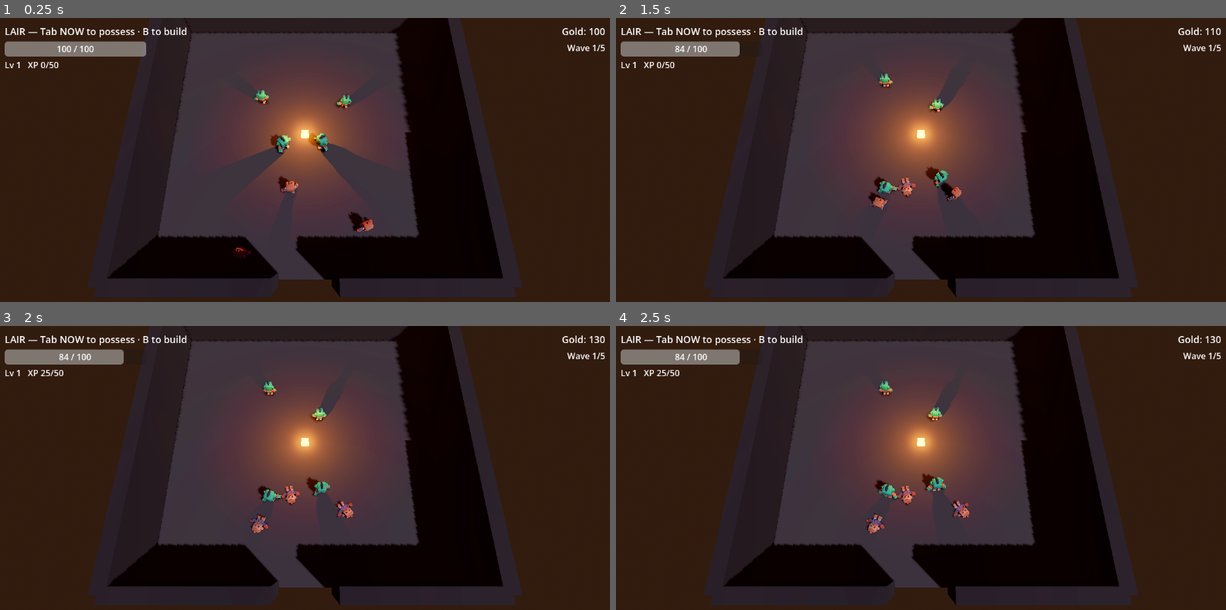
Above: before the commit, frames 1-4 (two rows, left to right).
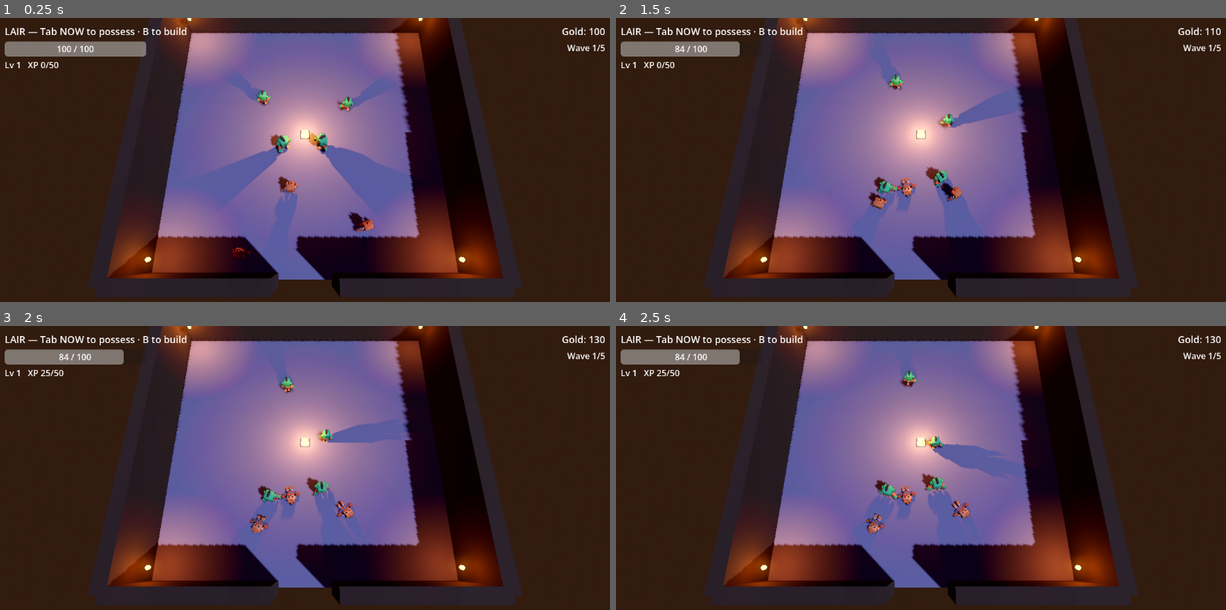
Above: after the commit, the same moments.

Repository: TAgents/orcs-lair
Game: Godot game, scene res://scenes/lair.tscn
Two runs of this game, one before a commit and one after it. Both use one fixed random seed, a clock stepped at 60 frames per second and the inputs below.
Inputs (mouse positions are in pixels of both pictures, inside the frame that each line leads up to):
- Up to frame 1 (0.25 s): no input
- Up to frame 2 (1.5 s): tap Enter at 0.5 s; move the mouse to (1055, 174) at 0.52 s; hold D (move_right) 0.53-1.28 s; tap J (attack) at 0.6 s; click (1055, 174) at 0.67 s; move the mouse to (799, 208) at 1.27 s; hold S (move_back) from 1.28 s (still down); click (799, 208) at 1.35 s
- Up to frame 3 (2 s): keep holding S (move_back)
- Up to frame 4 (2.5 s): move the mouse to (982, 422) at 2.02 s; release S (move_back) at 2.03 s; hold D (move_right) from 2.03 s (still down); hold Right mouse button (build_demolish) from 2.03 s (still down)

The runs differ from the first frame. In frame 1, 38% of the frame differs, in the area x 17-83%, y 0-93%; in frame 2, 38%; in frame 3, 38%; in frame 4, 38%.

Commit message:
feat: tiled stone floor + four corner torches
Tier-2 visual pass.

FloorTiles (Node3D + floor_tiler.gd) spawns 24×24 = 576 Kenney floor.glb
instances at runtime, replacing the visible flat brown floor mesh. The
StaticBody3D's collision shape stays, so physics is unchanged. Skipped
in headless mode (same GLB-init constraint as orc model swap).

Four wall-corner torches (TorchNW/NE/SW/SE) — OmniLight3D with the
torch.gd flicker (faster jitter, smaller swell than the central
firepit, plus a per-instance phase offset so they don't pulse in
sync). Each torch has a small emissive sphere flame so the source
reads from any angle.

Net effect: the lair now has five firelight pools (one center, four
corners) plus the cool moonlight from outside — proper dungeon mood.

All 18 headless scenarios still pass.

Co-Authored-By: Claude Opus 4.7 (1M context) <noreply@anthropic.com>

Diff:
--- a/scenes/lair.tscn
+++ b/scenes/lair.tscn
@@ -9,6 +9,8 @@
 [ext_resource type="PackedScene" path="res://scenes/build/build_controller.tscn" id="7_build"]
 [ext_resource type="PackedScene" path="res://scenes/wave_director.tscn" id="8_waves"]
 [ext_resource type="Script" path="res://scripts/effects/firepit.gd" id="9_firepit"]
+[ext_resource type="Script" path="res://scripts/effects/floor_tiler.gd" id="10_tiler"]
+[ext_resource type="Script" path="res://scripts/effects/torch.gd" id="11_torch"]
 
 [sub_resource type="ProceduralSkyMaterial" id="sky_mat"]
 sky_top_color = Color(0.12, 0.10, 0.18, 1)
@@ -84,6 +86,19 @@
 [sub_resource type="BoxMesh" id="mesh_fire_base"]
 size = Vector3(0.7, 0.25, 0.7)
 
+[sub_resource type="StandardMaterial3D" id="mat_torch_flame"]
+albedo_color = Color(0.25, 0.1, 0.04, 1)
+roughness = 0.95
+emission_enabled = true
+emission = Color(1, 0.5, 0.15, 1)
+emission_energy_multiplier = 5.0
+
+[sub_resource type="SphereMesh" id="mesh_torch_flame"]
+radius = 0.18
+height = 0.36
+radial_segments = 12
+rings = 6
+
 [node name="Lair" type="Node3D"]
 script = ExtResource("1_lair")
 
@@ -110,6 +125,61 @@
 mesh = SubResource("mesh_fire_base")
 material_override = SubResource("mat_fire")
 
+[node name="FloorTiles" type="Node3D" parent="."]
+script = ExtResource("10_tiler")
+
+[node name="TorchNW" type="OmniLight3D" parent="."]
+transform = Transform3D(1, 0, 0, 0, 1, 0, 0, 0, 1, -10.5, 2.2, -10.5)
+light_color = Color(1, 0.52, 0.18, 1)
+light_energy = 1.8
+omni_range = 7.0
+omni_attenuation = 1.4
+shadow_enabled = true
+script = ExtResource("11_torch")
+
+[node name="Flame" type="MeshInstance3D" parent="TorchNW"]
+mesh = SubResource("mesh_torch_flame")
+material_override = SubResource("mat_torch_flame")
+
+[node name="TorchNE" type="OmniLight3D" parent="."]
+transform = Transform3D(1, 0, 0, 0, 1, 0, 0, 0, 1, 10.5, 2.2, -10.5)
+light_color = Color(1, 0.52, 0.18, 1)
+light_energy = 1.8
+omni_range = 7.0
+omni_attenuation = 1.4
+shadow_enabled = true
+script = ExtResource("11_torch")
+
+[node name="Flame" type="MeshInstance3D" parent="TorchNE"]
+mesh = SubResource("mesh_torch_flame")
+material_override = SubResource("mat_torch_flame")
+
+[node name="TorchSW" type="OmniLight3D" parent="."]
+transform = Transform3D(1, 0, 0, 0, 1, 0, 0, 0, 1, -10.5, 2.2, 10.5)
+light_color = Color(1, 0.52, 0.18, 1)
+light_energy = 1.8
+omni_range = 7.0
+omni_attenuation = 1.4
+shadow_enabled = true
+script = ExtResource("11_torch")
+
+[node name="Flame" type="MeshInstance3D" parent="TorchSW"]
+mesh = SubResource("mesh_torch_flame")
+material_override = SubResource("mat_torch_flame")
+
+[node name="TorchSE" type="OmniLight3D" parent="."]
+transform = Transform3D(1, 0, 0, 0, 1, 0, 0, 0, 1, 10.5, 2.2, 10.5)
+light_color = Color(1, 0.52, 0.18, 1)
+light_energy = 1.8
+omni_range = 7.0
+omni_attenuation = 1.4
+shadow_enabled = true
+script = ExtResource("11_torch")
+
+[node name="Flame" type="MeshInstance3D" parent="TorchSE"]
+mesh = SubResource("mesh_torch_flame")
+material_override = SubResource("mat_torch_flame")
+
 [node name="Floor" type="StaticBody3D" parent="."]
 transform = Transform3D(1, 0, 0, 0, 1, 0, 0, 0, 1, 0, -0.5, 0)
 
--- /dev/null
+++ b/scripts/effects/floor_tiler.gd
@@ -0,0 +1,28 @@
+extends Node3D
+
+# Spawns Kenney floor.glb instances across the lair floor at runtime so the
+# visual breaks up into tiled stone instead of a flat brown box. Skipped
+# headlessly (no rendering context — same GLB-init constraint as orcs).
+# Also hides the underlying flat floor mesh so the tiles dominate; the
+# StaticBody3D collision shape stays so physics is unchanged.
+
+@export var floor_glb: String = "res://assets/kenney_mini-dungeon/floor.glb"
+@export var half_extent: int = 12  # lair floor occupies [-12, +12]
+@export var hide_solid_floor_path: NodePath = ^"../Floor/MeshInstance3D"
+
+func _ready() -> void:
+	if DisplayServer.get_name() == "headless":
+		return
+	if not ResourceLoader.exists(floor_glb):
+		return
+	var scene: PackedScene = load(floor_glb)
+	if scene == null:
+		return
+	for x in range(-half_extent, half_extent):
+		for z in range(-half_extent, half_extent):
+			var tile: Node3D = scene.instantiate() as Node3D
+			tile.position = Vector3(float(x) + 0.5, 0.0, float(z) + 0.5)
+			add_child(tile)
+	var solid: Node = get_node_or_null(hide_solid_floor_path)
+	if solid is MeshInstance3D:
+		(solid as MeshInstance3D).visible = false
--- /dev/null
+++ b/scripts/effects/torch.gd
@@ -0,0 +1,28 @@
+extends OmniLight3D
+
+# Wall torch: smaller, faster flicker than the central firepit. Tunable
+# via @export so different scenes can change the feel without code edits.
+
+@export var base_energy: float = 1.8
+@export var swell_amplitude: float = 0.35
+@export var swell_speed: float = 2.4
+@export var jitter_amplitude: float = 0.4
+@export var jitter_hz: float = 16.0
+
+var _t: float = 0.0
+var _next_jitter: float = 0.0
+var _jitter_target: float = 0.0
+var _phase: float = 0.0
+
+func _ready() -> void:
+	# Random phase offset so all torches don't pulse in sync.
+	_phase = randf() * TAU
+	light_energy = base_energy
+
+func _process(delta: float) -> void:
+	_t += delta
+	var swell: float = sin(_t * swell_speed + _phase) * swell_amplitude
+	if _t >= _next_jitter:
+		_jitter_target = randf_range(-jitter_amplitude, jitter_amplitude)
+		_next_jitter = _t + 1.0 / jitter_hz
+	light_energy = max(0.3, base_energy + swell + _jitter_target)
--- /dev/null
+++ b/scripts/test/inspect_floor.gd
@@ -0,0 +1,33 @@
+@tool
+extends SceneTree
+
+func _initialize() -> void:
+	var paths: Array = [
+		"res://assets/kenney_mini-dungeon/floor.glb",
+		"res://assets/kenney_mini-dungeon/wall.glb",
+	]
+	for p in paths:
+		print("=== ", p)
+		var scene: PackedScene = load(p)
+		var n: Node = scene.instantiate()
+		_walk(n, 0)
+		# Print AABB of the first MeshInstance3D
+		var mi: MeshInstance3D = _find_mi(n)
+		if mi != null:
+			print("  AABB: ", mi.mesh.get_aabb())
+		n.queue_free()
+	quit()
+
+func _walk(n: Node, depth: int) -> void:
+	print("  ".repeat(depth), n.name, " : ", n.get_class())
+	for c in n.get_children():
+		_walk(c, depth + 1)
+
+func _find_mi(n: Node) -> MeshInstance3D:
+	if n is MeshInstance3D:
+		return n
+	for c in n.get_children():
+		var r: MeshInstance3D = _find_mi(c)
+		if r != null:
+			return r
+	return null
Not shown: 1 places in scenes/lair.tscn that only renumber resources
Not shown, added: scripts/effects/floor_tiler.gd.uid
Not shown, added: scripts/effects/torch.gd.uid
Not shown, added: scripts/test/inspect_floor.gd.uid
